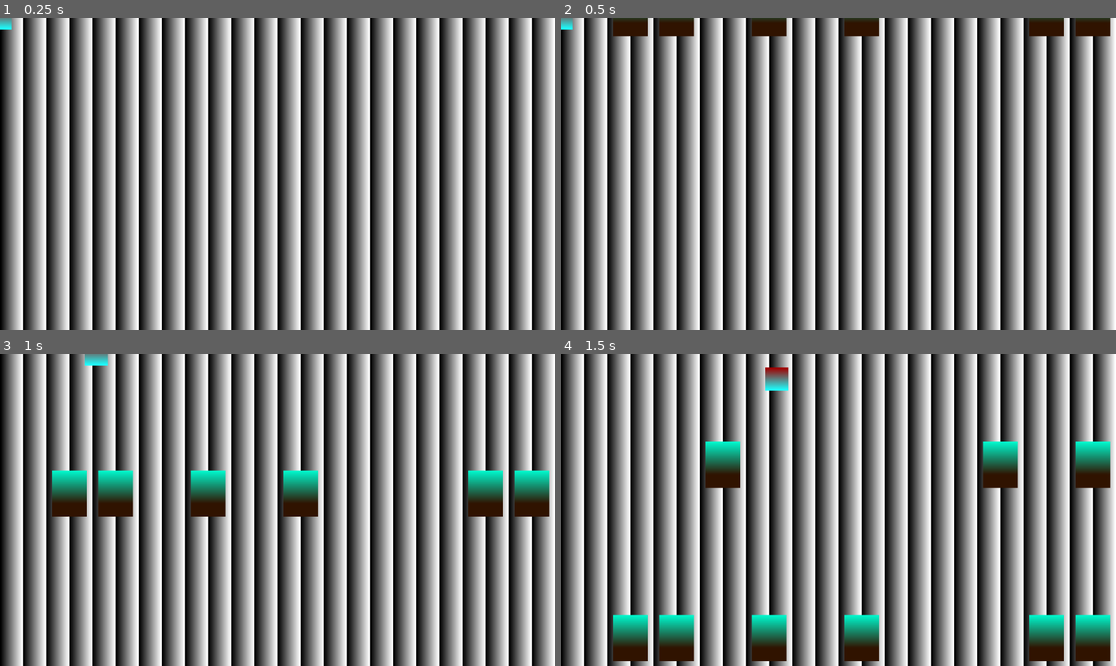
Above: before the commit, frames 1-4 (two rows, left to right).
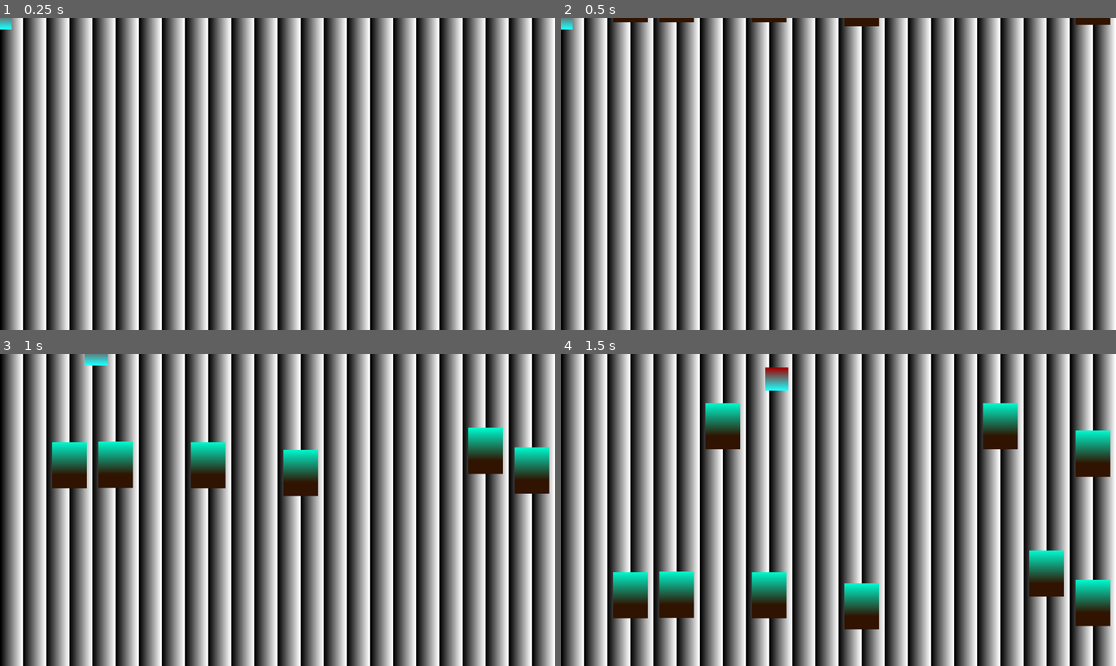
Above: after the commit, the same moments.

Repository: appellatebaton0/siege-9
Game: Godot game, scene res://scenes/main.tscn
Two runs of this game, one before a commit and one after it. Both use one fixed random seed, a clock stepped at 60 frames per second and the inputs below.
Inputs:
- Up to frame 1 (0.25 s): no input
- Up to frame 2 (0.5 s): no input
- Up to frame 3 (1 s): tap Enter at 0.5 s; hold D (Right) from 0.53 s (still down)
- Up to frame 4 (1.5 s): release D (Right) at 1.28 s; hold S (Down) from 1.28 s (still down)

Frame 1 is identical in both runs. In frame 2, 1.8% of the frame differs, in the area x 9-99%, y 0-7%; in frame 3, 9.0%; in frame 4, 15%, in the area x 9-99%, y 15-99%.

Commit message:
v0.4 - Better Sled Spawning
Made the sled spawner only do so if the others are far enough away, and made it choose rows from a bag instead of pure random.

Diff:
--- a/scenes/sleds/sled1.tscn
+++ b/scenes/sleds/sled1.tscn
@@ -15,7 +15,8 @@
 [sub_resource type="RectangleShape2D" id="RectangleShape2D_1i3sy"]
 size = Vector2(24, 32)
 
-[node name="Sled" type="CharacterBody2D"]
+[node name="Sled" type="CharacterBody2D" groups=["Sleds"]]
+collision_layer = 0
 collision_mask = 0
 script = ExtResource("1_4b3sv")
 
@@ -24,3 +25,10 @@
 
 [node name="CollisionShape2D" type="CollisionShape2D" parent="."]
 shape = SubResource("RectangleShape2D_1i3sy")
+
+[node name="Area2D" type="Area2D" parent="."]
+collision_layer = 2
+collision_mask = 5
+
+[node name="CollisionShape2D" type="CollisionShape2D" parent="Area2D"]
+shape = SubResource("RectangleShape2D_1i3sy")
--- a/scripts/sled.gd
+++ b/scripts/sled.gd
@@ -1,7 +1,9 @@
 class_name Sled extends CharacterBody2D
+
+@onready var speed = randf_range(100, 115)
 
 func _physics_process(delta: float) -> void:
 
-	velocity.y = 12000.0 * delta
+	velocity.y = speed * 100.0 * delta
 
 	move_and_slide()
